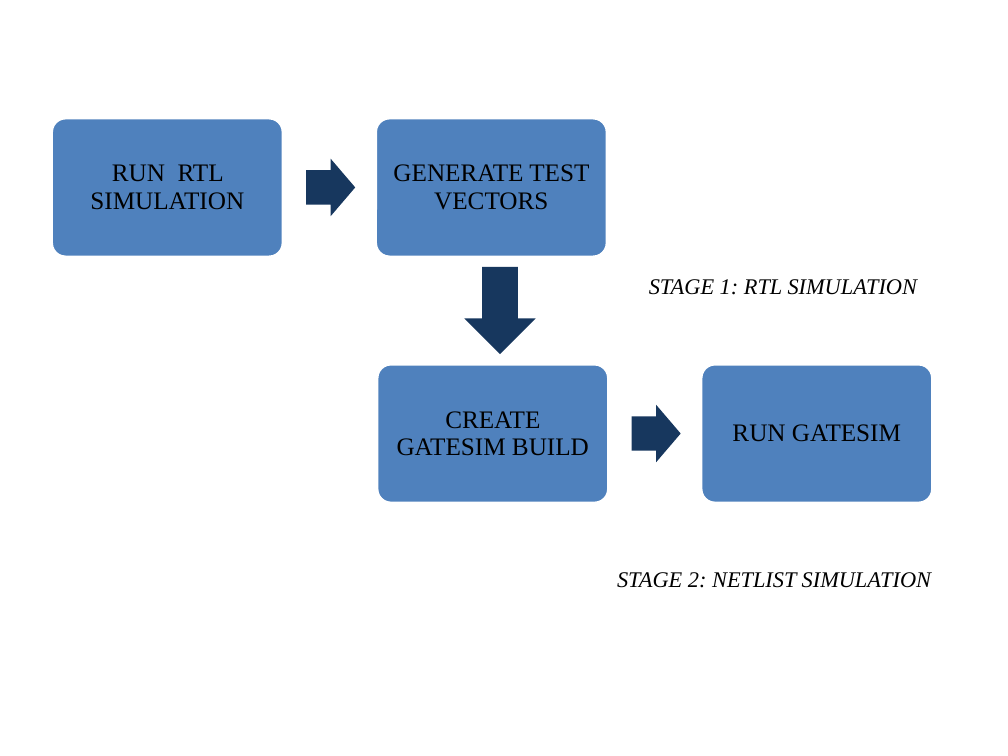
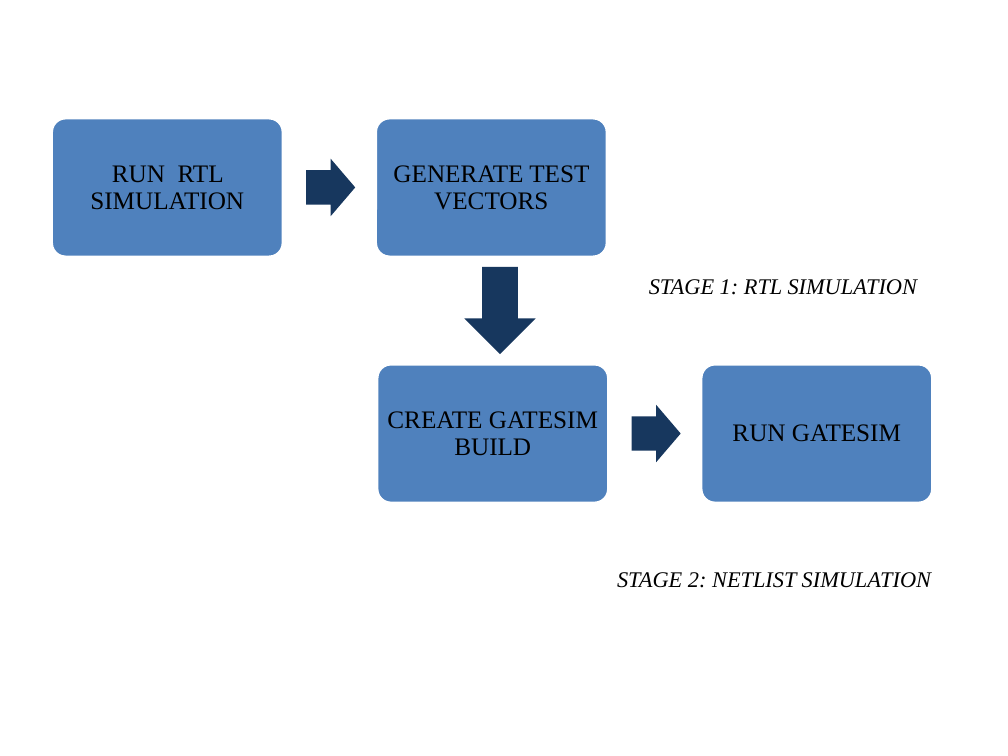
Before and after one commit to miramohan/thesis_first, a slide deck: slide 9 of pptFigures.pptx (slide 8 before the commit). Drawn at 1008x756 pixels with LibreOffice and Linux fonts; fonts in the diff are those of the drawing. Boxes give left, top, right and bottom in pixels: in the first picture for what was removed or moved away, otherwise in the second. Text is boxed around its words. In the diff, an @@ line names an element or a change of style, - is before the commit and + after.

```diff
--- a/pptFigures.pptx
+++ b/pptFigures.pptx
@@ text "CREATE GATESIM BUILD" rewrapped from (397,411,589,456) to (387,411,598,456) @@
```
Also in this commit, not shown: 8 other slides changed, 2 slides added, 1 slide removed, 7 other files.
